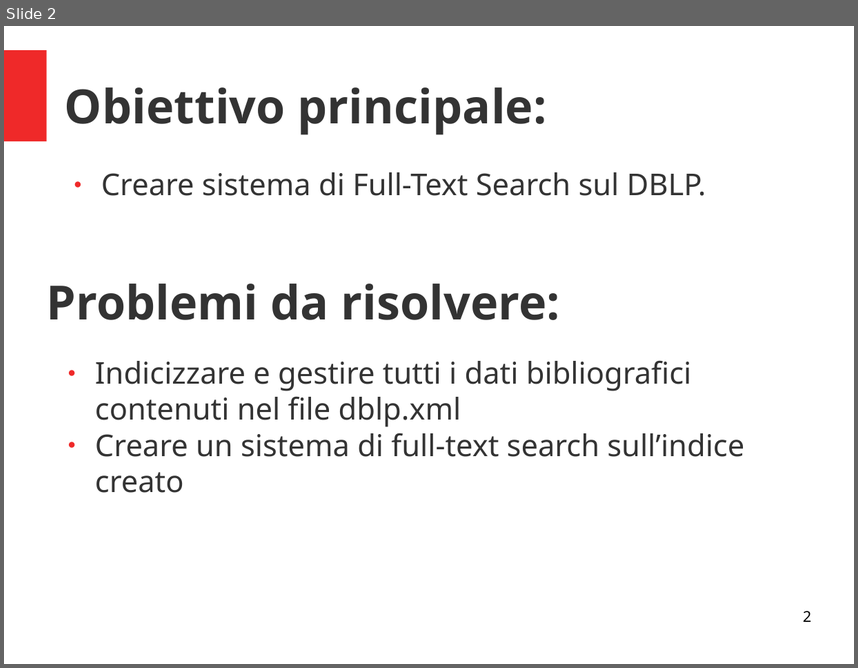
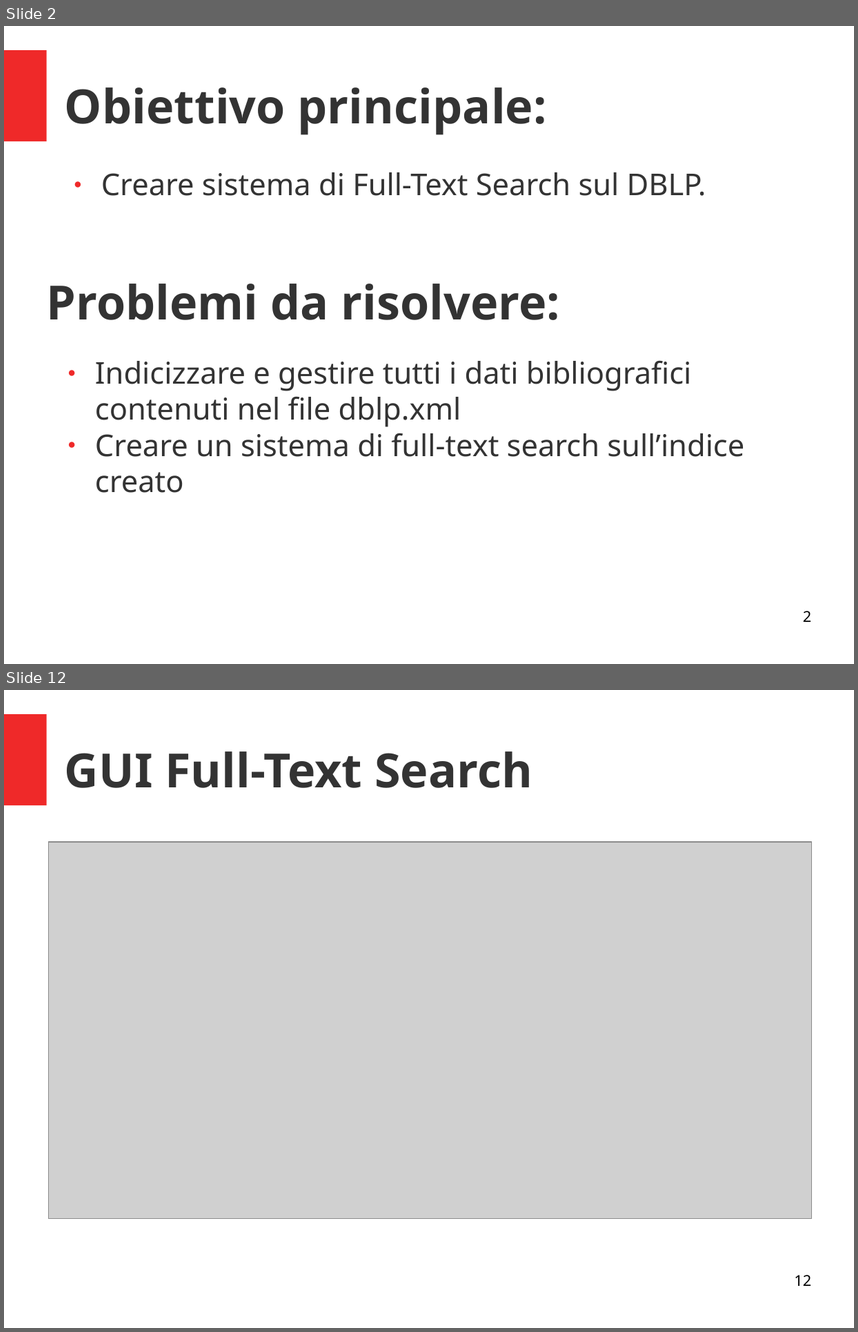
Before and after one commit to The-BFG/DBLP, a slide deck: PresentazioneProgetto.odp. Shown one above the other, each under a label of ours: slide 2 before the commit, slides 2 and 12 after it; the slides between them are not shown. The pictures are 858x668 and 858x1332 pixels, drawn with LibreOffice and Linux fonts; fonts in the diff are those of the drawing; grey boxes stand for pictures. Boxes give left, top, right and bottom in pixels: in the first picture for what was removed or moved away, otherwise in the second. Text is boxed around its words. In the diff, an @@ line names an element or a change of style, - is before the commit and + after.

```diff
--- a/PresentazioneProgetto.odp
+++ b/PresentazioneProgetto.odp
@@ slide 12 added at (4,690,854,1328), background #FFFFFF; not listed: 1 template element that a slide beside it also shows @@
@@ title added at (65,751,533,788), 44 pt, text #333333, bold @@
+GUI Full-Text Search
@@ picture added at (48,842,812,1219) @@
@@ page number added at (794,1274,811,1285), 14 pt, text #000000 @@
+12
```
Also in this commit, not shown: 2 slides changed, 9 other slides added.
